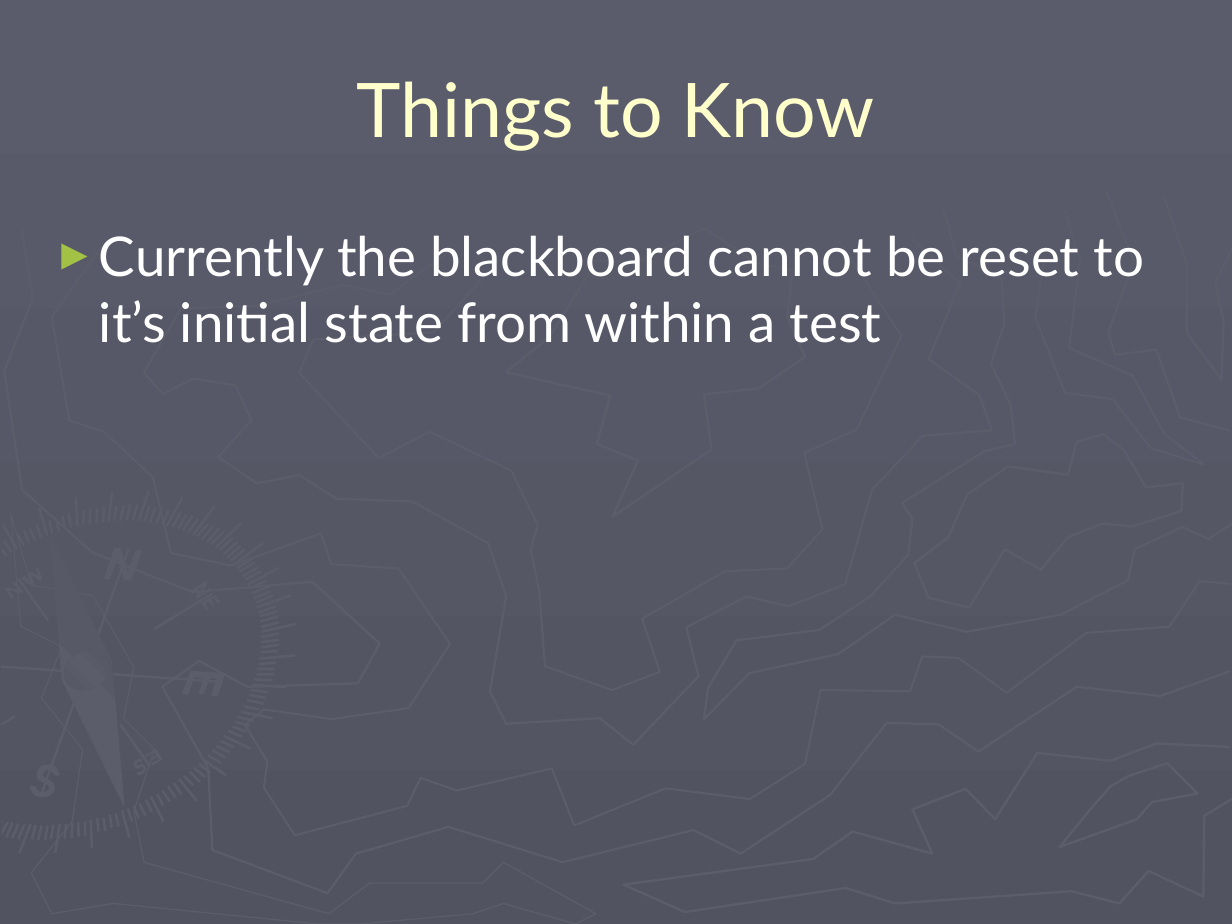
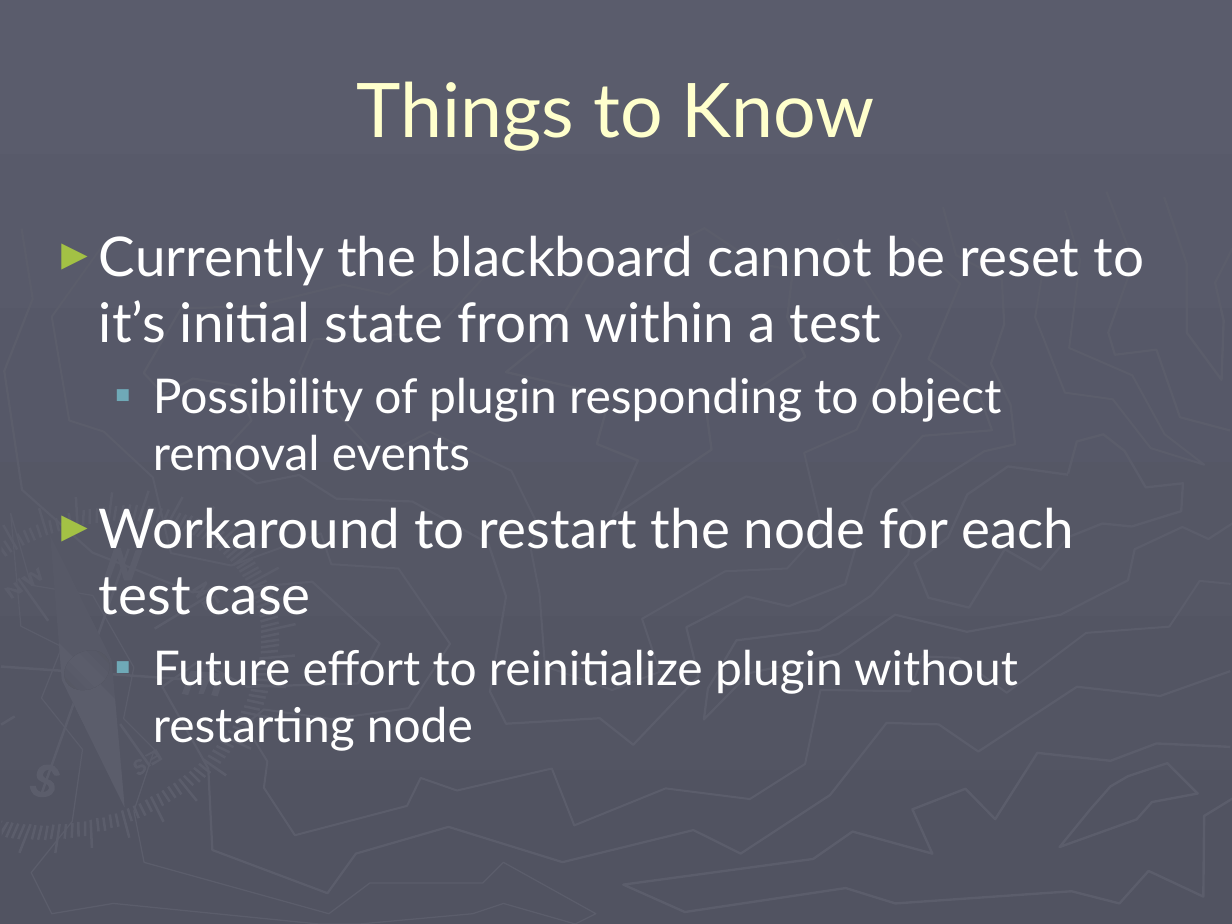
Before and after one commit to codeaudit/cougaar-cougaarunit, a slide deck: slide 5 of CougaarUnit/CougaarUnit Training.ppt. Drawn at 1232x924 pixels with LibreOffice and Linux fonts; fonts in the diff are those of the drawing. Boxes give left, top, right and bottom in pixels: in the first picture for what was removed or moved away, otherwise in the second. Text is boxed around its words. In the diff, an @@ line names an element or a change of style, - is before the commit and + after.

```diff
--- a/CougaarUnit/CougaarUnit Training.ppt
+++ b/CougaarUnit/CougaarUnit Training.ppt
@@ text at [99, 377, 1074, 751]: paragraphs added @@
+  ▪ Possibility of plugin responding to object removal events
+► Workaround to restart the node for each test case
+  ▪ Future effort to reinitialize plugin without restarting node
```
Also in this commit, not shown: 7 other slides changed, 1 slide added, 38 other files.
